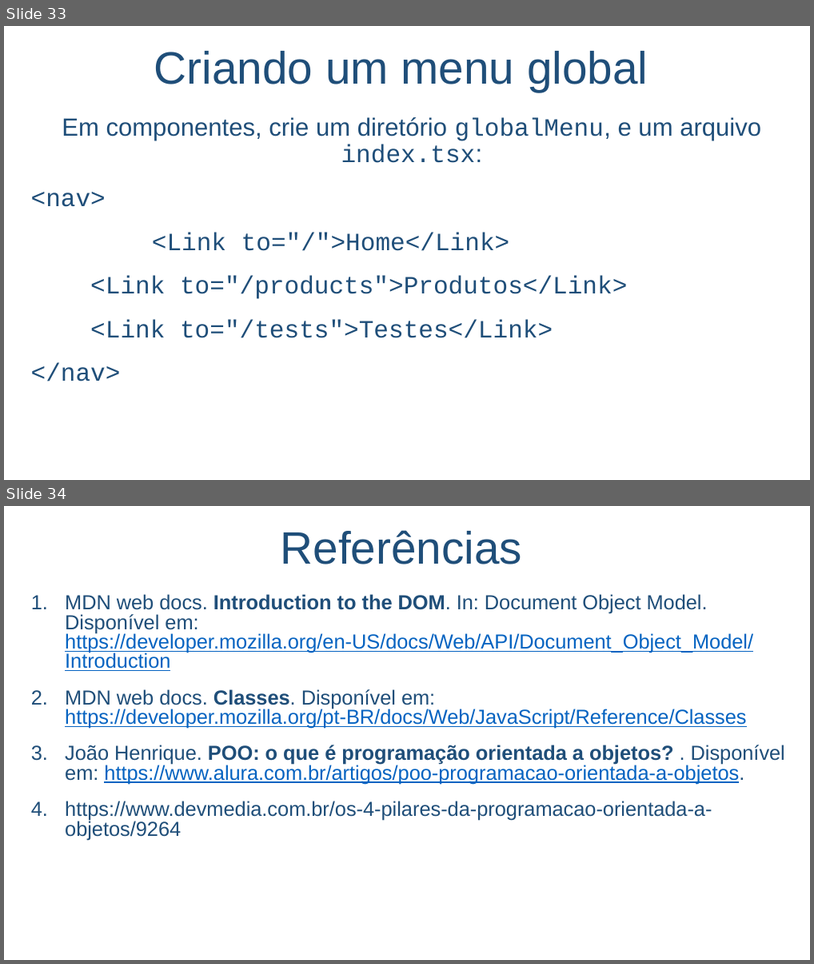
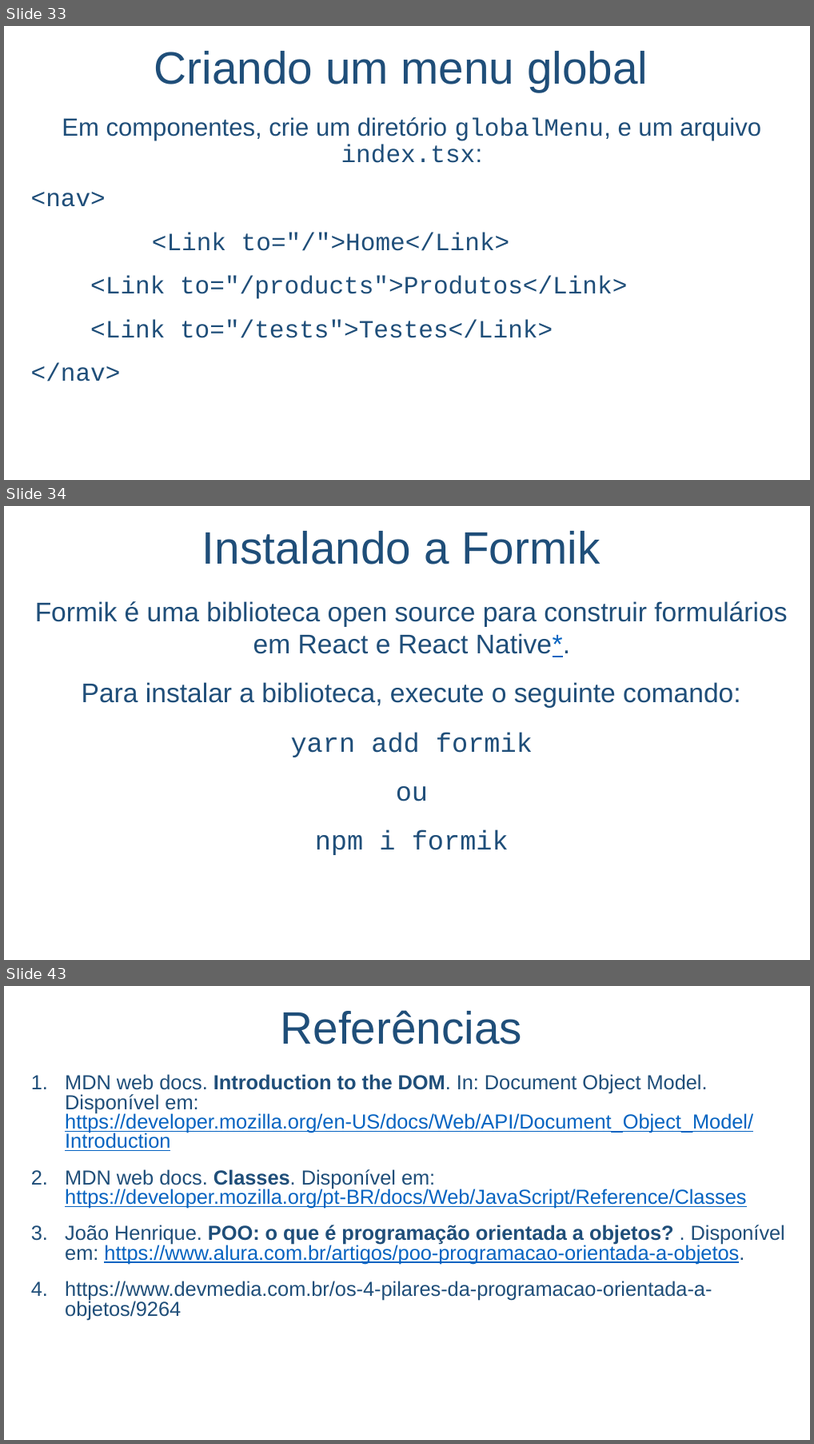
Before and after one commit to salmo-jr/public-slides, a slide deck: React.pptx. Shown one above the other, each under a label of ours: slides 33 and 34 before the commit, slides 33, 34 and 43 after it; the slides between them are not shown. The pictures are 814x964 and 814x1444 pixels, drawn with LibreOffice and Linux fonts; fonts in the diff are those of the drawing; background and template pictures are left out. Boxes give left, top, right and bottom in pixels: in the first picture for what was removed or moved away, otherwise in the second. Text is boxed around its words. In the diff, an @@ line names an element or a change of style, - is before the commit and + after.

```diff
--- a/React.pptx
+++ b/React.pptx
@@ slide 34 added at (x1=4, y1=506, x2=810, y2=960), background picture (left out) @@
@@ text added at (x1=202, y1=531, x2=600, y2=564), 54 pt, text #1F4E79 @@
+Instalando a Formik
@@ text added at (x1=35, y1=601, x2=787, y2=855), 32 pt, text #1F4E79 @@
+Formik é uma biblioteca open source para construir formulários em React e React Native*.
+Para instalar a biblioteca, execute o seguinte comando:
+yarn add formik
+ou
+npm i formik
@@ what was slide 34 is now slide 43 @@
```
Also in this commit, not shown: 1 slide changed, 8 other slides added, 1 other file.
